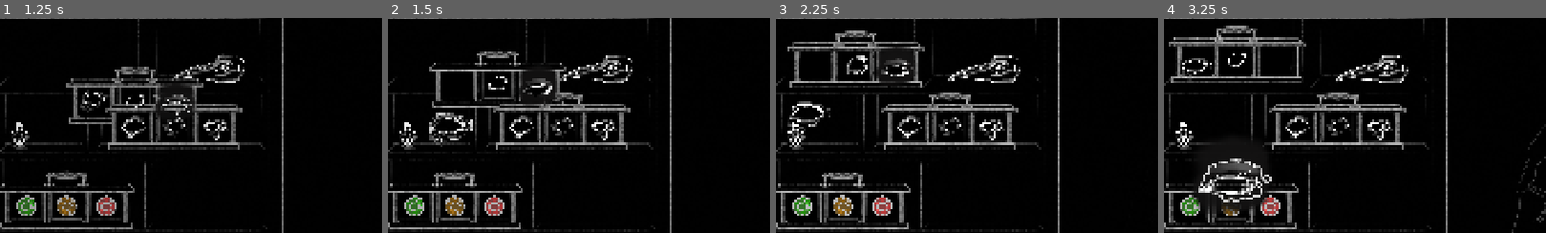
Above: before the commit, frames 1-4 (left to right).
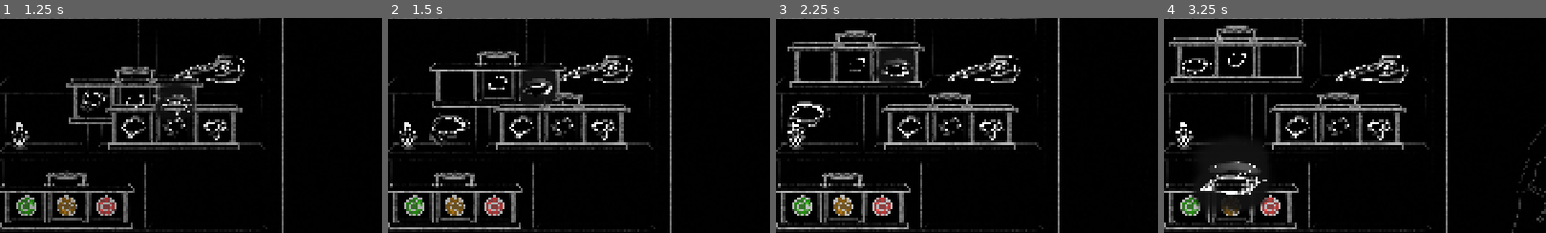
Above: after the commit, the same moments.

Repository: MarkusSecundus/Gamestudies-Experiment
Game: Godot game, scene res://scenes/MainScene.tscn
The game is run twice, just before and just after one commit, with the same random seed, the same clock (stepped at 60 frames per second) and the same inputs. This scene is started directly instead of the project's main scene. Sound files missing from this copy of the repository are replaced by a short silence.
Inputs (mouse positions are % of the whole screen's width and height, from its top left):
- Up to frame 1 (1.25 s): drag from (9, 6) to (23, 22) at 0.52 s
- Up to frame 2 (1.5 s): drag from (12, 23) to (3, 48) at 1.27 s
- Up to frame 3 (2.25 s): move the mouse to (11, 16) at 2.02 s; click (11, 16) at 2.17 s
- Up to frame 4 (3.25 s): drag from (15, 14) to (9, 40) at 2.77 s
The pictures show only the part of the screen within x 0-50%, y 4-54%; the shares and areas given below are measured in that part.

Frame 1 is identical in both runs. In frame 2, 0.2% of the frame differs, in the area x 10-23%, y 44-58%; in frame 3, 0.1%; in frame 4, 0.5%, in the area x 9-29%, y 65-86%.

Commit message:
fix minor bug

Diff:
--- a/scripts/AbstractGrabbable.gd
+++ b/scripts/AbstractGrabbable.gd
@@ -92,6 +92,10 @@
 	object._set_outline_visibility(false)
 	_update_selection_visuals()
 
+func _exit_tree() -> void:
+	_unregister_hovered_over_object(self)
+	_update_selection_visuals()
+
 
 static func _update_selection_visuals()->void:
 	DatastructUtils.remove_all_falsy(_hover_stack)
